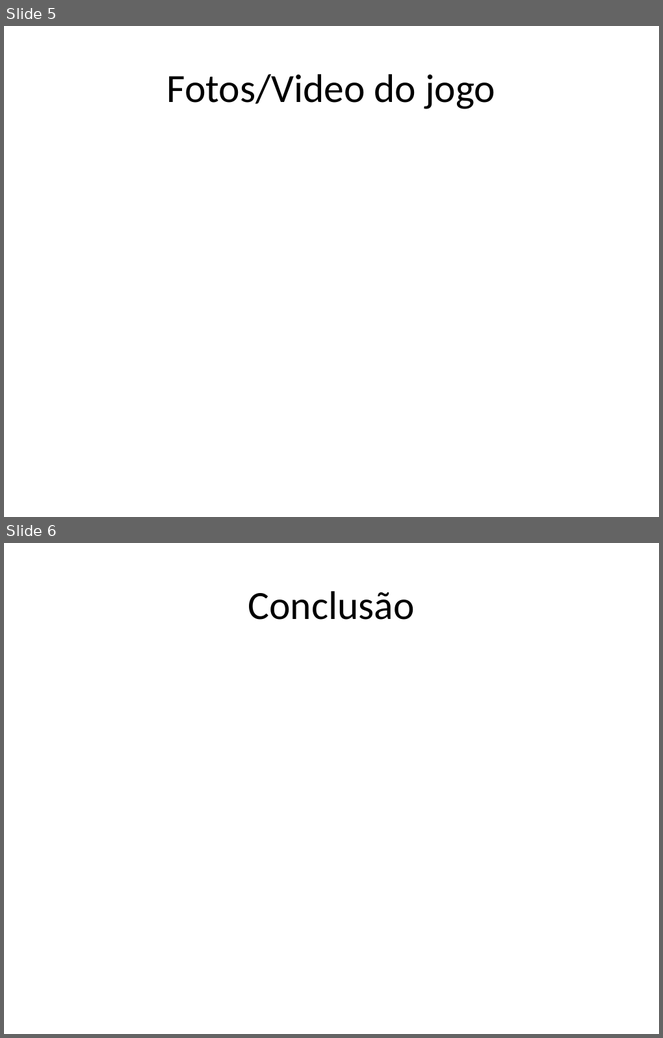
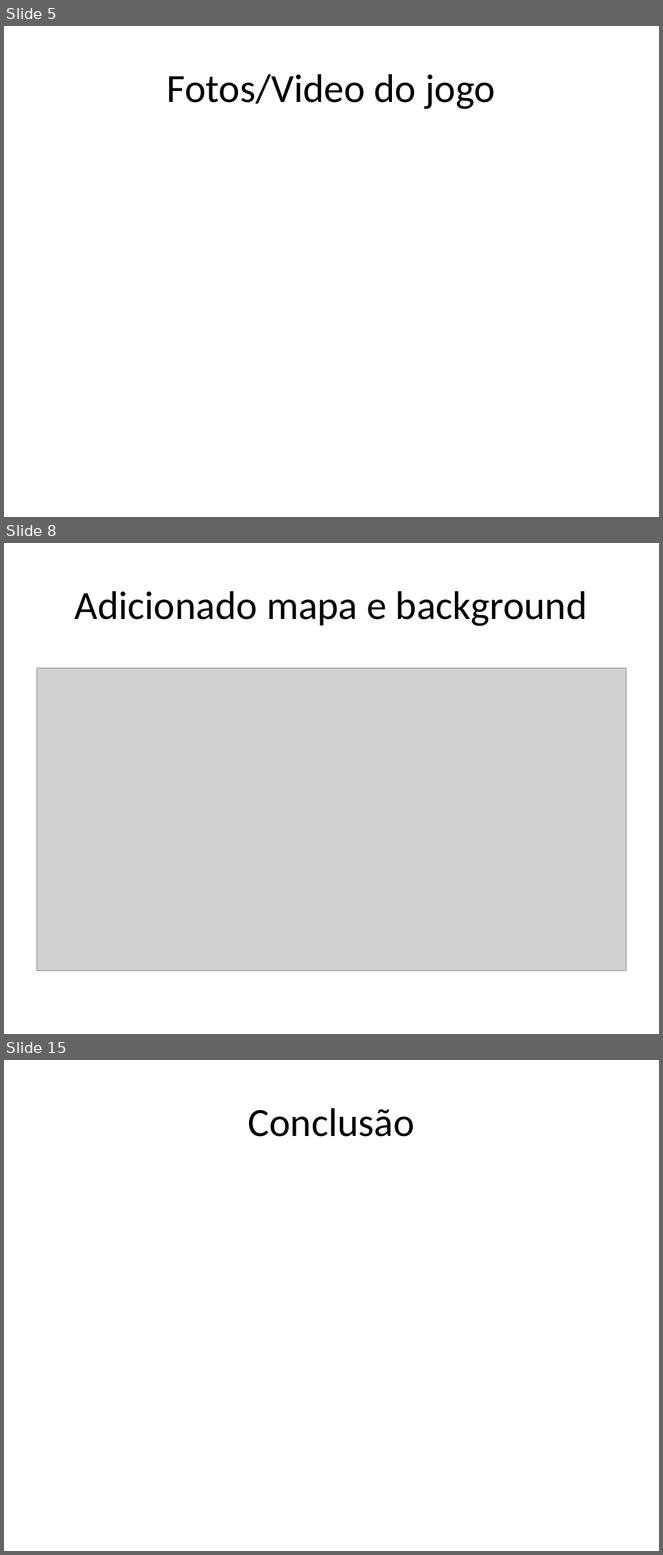
Before and after one commit to pedro-sodre/LemuriaGame, a slide deck: Relatorio/Apresentação.pptx. Shown one above the other, each under a label of ours: slides 5 and 6 before the commit, slides 5, 8 and 15 after it; the slides between them are not shown. The pictures are 663x1038 and 663x1555 pixels, drawn with LibreOffice and Linux fonts; fonts in the diff are those of the drawing; grey boxes stand for pictures. Boxes give left, top, right and bottom in pixels: in the first picture for what was removed or moved away, otherwise in the second. Text is boxed around its words. In the diff, an @@ line names an element or a change of style, - is before the commit and + after.

```diff
--- a/Relatorio/Apresentação.pptx
+++ b/Relatorio/Apresentação.pptx
@@ slide 8 added at (4,543,659,1034), background #FFFFFF @@
@@ title added at (75,591,588,626), 44 pt, text #000000 @@
+Adicionado mapa e background
@@ picture added at (36,668,627,971) @@
@@ what was slide 6 is now slide 15 @@
```
Also in this commit, not shown: 1 slide changed, 8 other slides added.
